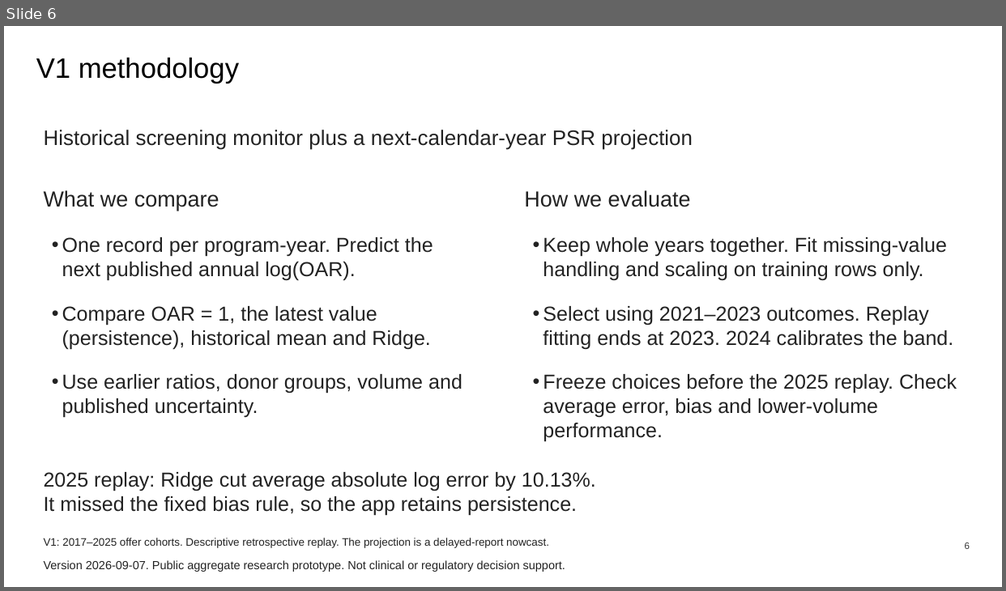
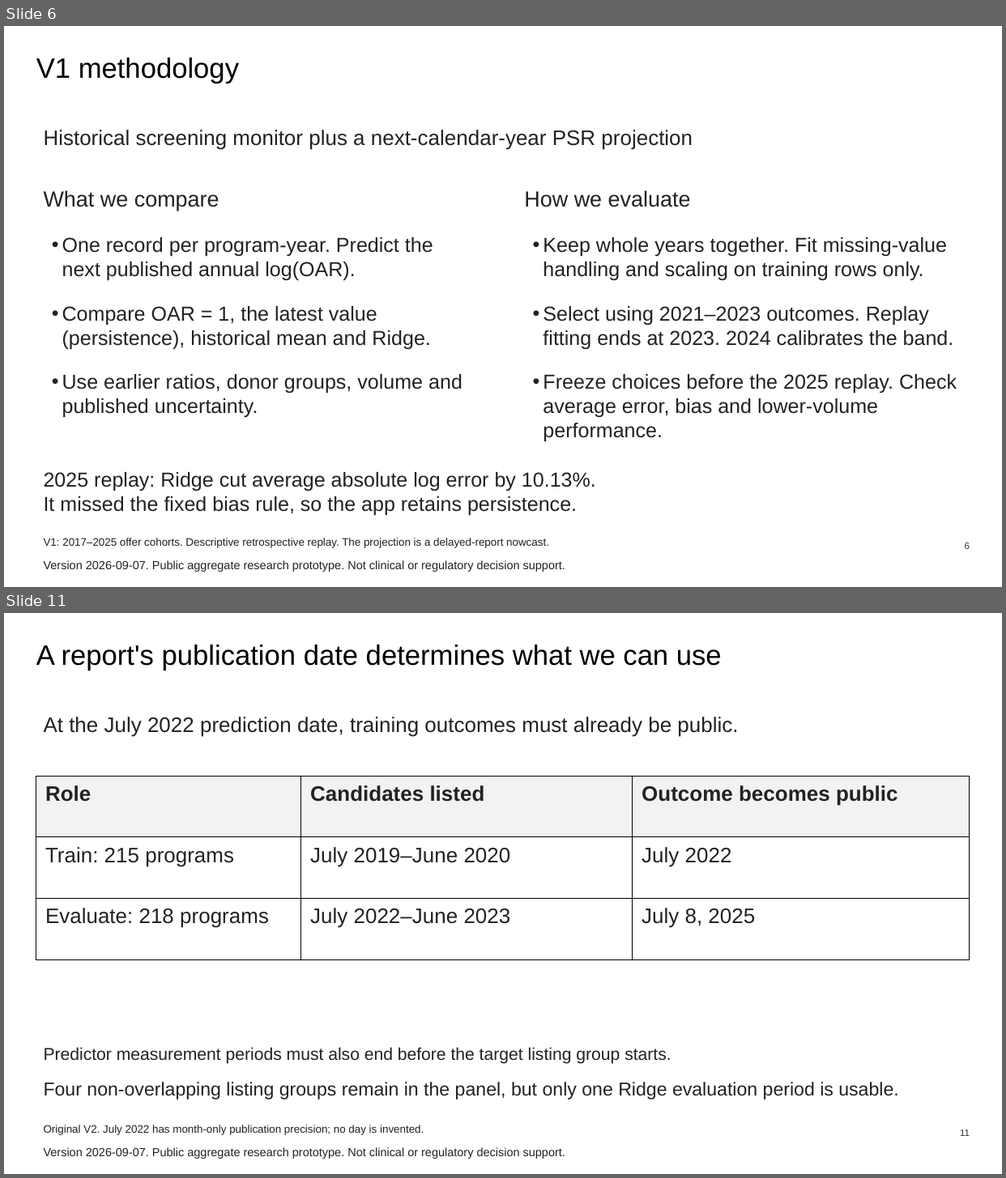
Before and after one commit to ca34525/Kidney-Acceptance-Signal-Monitor, a slide deck: docs/presentation/data-walkthrough/data-walkthrough.pptx. Shown one above the other, each under a label of ours: slide 6 before the commit, slides 6 and 11 after it; the slides between them are not shown. The pictures are 1006x591 and 1006x1178 pixels, drawn with LibreOffice and Linux fonts; fonts in the diff are those of the drawing. Boxes give left, top, right and bottom in pixels: in the first picture for what was removed or moved away, otherwise in the second. Text is boxed around its words. In the diff, an @@ line names an element or a change of style, - is before the commit and + after.

```diff
--- a/docs/presentation/data-walkthrough/data-walkthrough.pptx
+++ b/docs/presentation/data-walkthrough/data-walkthrough.pptx
@@ slide 11 added at bbox=[4, 613, 1002, 1174], background #FFFFFF @@
@@ title added at bbox=[36, 645, 722, 671], 27 pt, text #000000 @@
+A report's publication date determines what we can use
@@ text added at bbox=[44, 717, 738, 737], 20.2 pt, text #222222 @@
+At the July 2022 prediction date, training outcomes must already be public.
@@ table added at bbox=[36, 776, 970, 960], 3 rows, 3 columns @@
+Role | Candidates listed | Outcome becomes public
+Train: 215 programs | July 2019–June 2020 | July 2022
+Evaluate: 218 programs | July 2022–June 2023 | July 8, 2025
@@ text added at bbox=[44, 1047, 671, 1064], 16.5 pt, text #222222 @@
+Predictor measurement periods must also end before the target listing group starts.
@@ text added at bbox=[44, 1082, 898, 1100], 18 pt, text #222222 @@
+Four non-overlapping listing groups remain in the panel, but only one Ridge evaluation period is usable.
@@ text added at bbox=[44, 1125, 424, 1135], 10.5 pt, text #222222 @@
+Original V2. July 2022 has month-only publication precision; no day is invented.
@@ page number added at bbox=[960, 1130, 970, 1136], 9 pt, text #333333 @@
+11
@@ text added at bbox=[44, 1148, 565, 1159], 11.2 pt, text #222222 @@
+Version 2026-09-07. Public aggregate research prototype. Not clinical or regulatory decision support.
```
Also in this commit, not shown: 17 other slides added, 7 other files.
